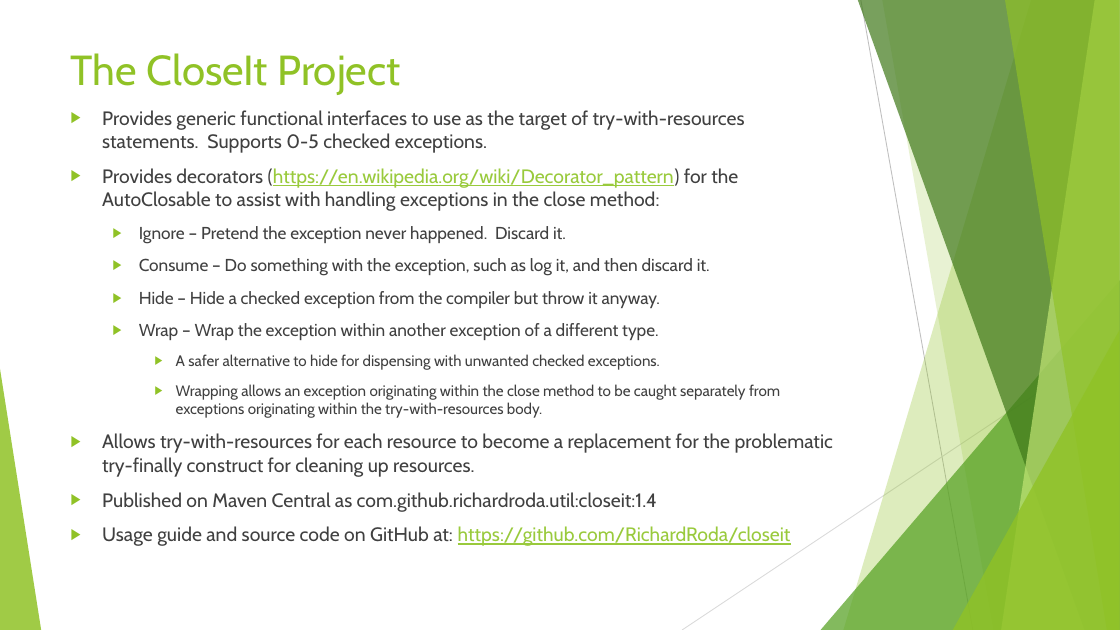
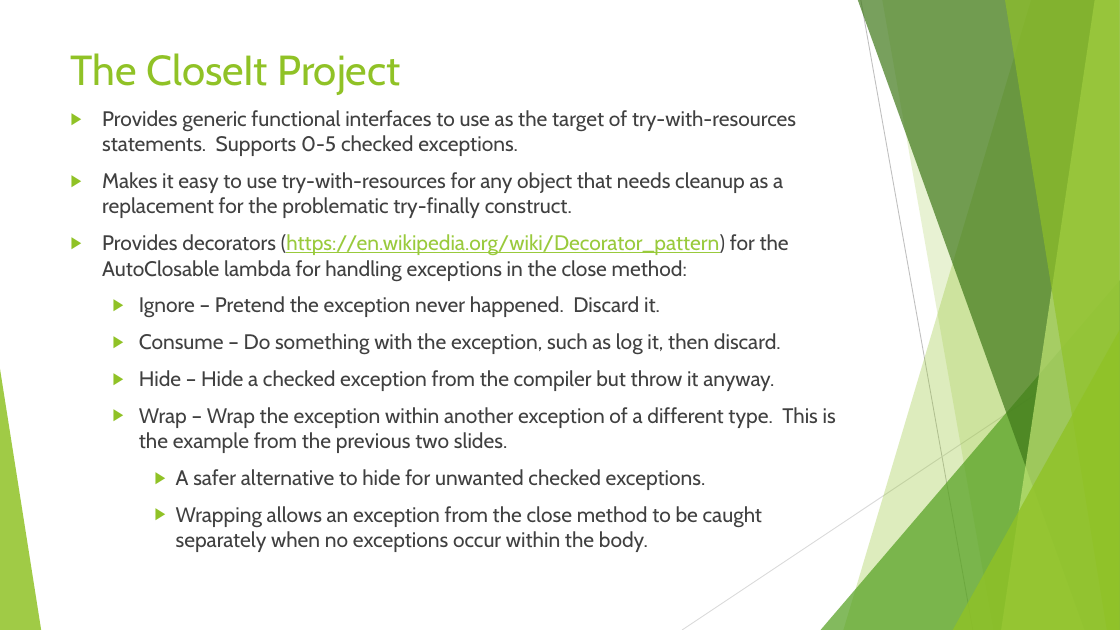
Before and after one commit to RichardRoda/2017-CodePaLOUsa-Lambda, a slide deck: slide 48 of Learning to Love the Lambda in the Stream.pptx (slide 44 before the commit). Drawn at 1120x630 pixels with LibreOffice and Linux fonts; fonts in the diff are those of the drawing. Boxes give left, top, right and bottom in pixels: in the first picture for what was removed or moved away, otherwise in the second. Text is boxed around its words. In the diff, an @@ line names an element or a change of style, - is before the commit and + after.

```diff
--- a/Learning to Love the Lambda in the Stream.pptx
+++ b/Learning to Love the Lambda in the Stream.pptx
@@ text at (x1=102, y1=110, x2=796, y2=391): size 16.6 to 18 pt in "Provides generic functional interfaces to use as ..."; size 14.8 to 18 pt in "Ignore – Pretend the exception never happened. ...", "Hide – Hide a checked exception from ..." @@
@@ text at (x1=102, y1=172, x2=789, y2=282): text changed; size 16.6 to 18 pt @@
-▶ Provides decorators (https://en.wikipedia.org/wiki/Decorator_pattern) for the AutoClosable to assist with handling exceptions in the close method:
+▶ Makes it easy to use try-with-resources for any object that needs cleanup as a replacement for the problematic try-finally construct.
+▶ Provides decorators (https://en.wikipedia.org/wiki/Decorator_pattern) for the AutoClosable lambda for handling exceptions in the close method:
@@ text at (x1=139, y1=333, x2=781, y2=355): text changed; size 14.8 to 18 pt @@
-  ▶ Consume – Do something with the exception, such as log it, and then discard it.
+  ▶ Consume – Do something with the exception, such as log it, then discard.
@@ text at (x1=139, y1=407, x2=836, y2=552): text changed; size 16.6 to 18 pt @@
-  ▶ Wrap – Wrap the exception within another exception of a different type.
-    ▶ A safer alternative to hide for dispensing with unwanted checked exceptions.
-    ▶ Wrapping allows an exception originating within the close method to be caught separately from exceptions originating within the try-with-resources body.
-▶ Allows try-with-resources for each resource to become a replacement for the problematic try-finally construct for cleaning up resources.
-▶ Published on Maven Central as com.github.richardroda.util:closeit:1.4
-▶ Usage guide and source code on GitHub at: https://github.com/RichardRoda/closeit
+  ▶ Wrap – Wrap the exception within another exception of a different type. This is the example from the previous two slides.
+    ▶ A safer alternative to hide for unwanted checked exceptions.
+    ▶ Wrapping allows an exception from the close method to be caught separately when no exceptions occur within the body.
```
Also in this commit, not shown: 14 other slides changed, 4 slides added, 2 other files.
